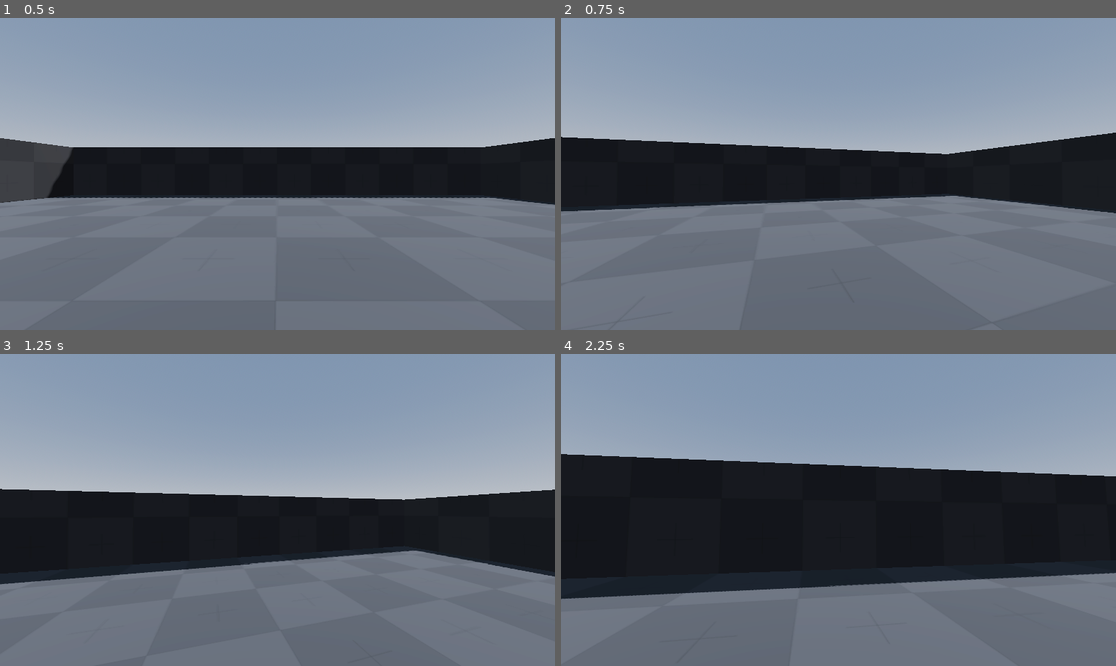
Above: before the commit, frames 1-4 (two rows, left to right).
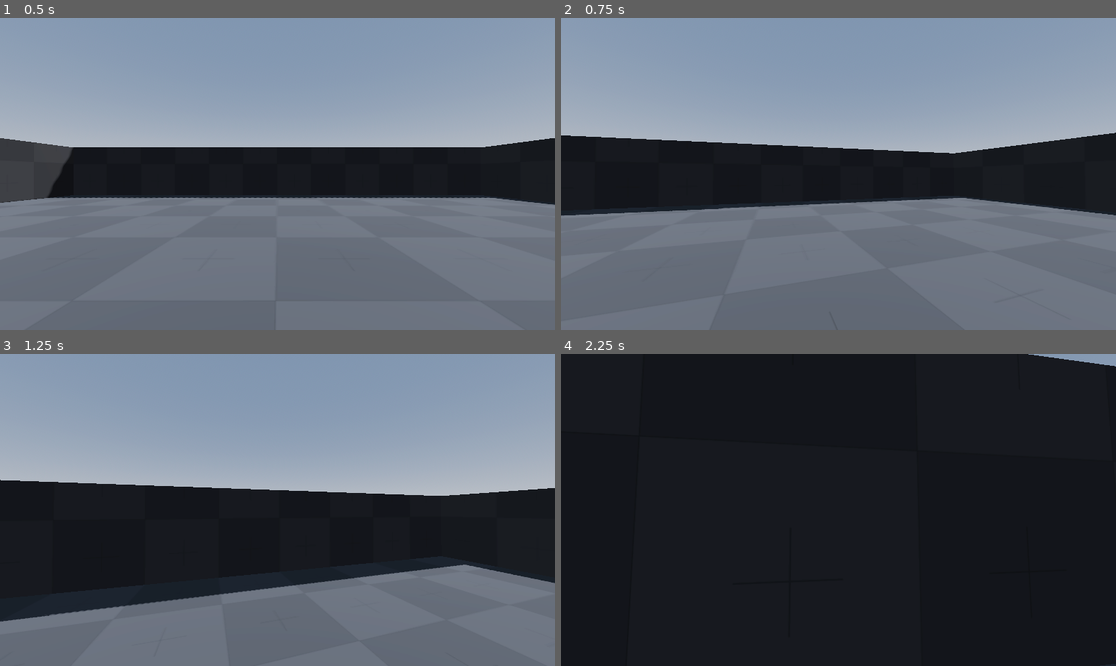
Above: after the commit, the same moments.

Repository: sebha01/Godot-Fps-Tutorial
Game: Godot game, scene res://Scenes/world.tscn
The game is run twice, just before and just after one commit, with the same random seed, the same clock (stepped at 60 frames per second) and the same inputs.
Inputs (mouse positions are in pixels of both pictures, inside the frame that each line leads up to):
- Up to frame 1 (0.5 s): no input
- Up to frame 2 (0.75 s): tap Enter at 0.5 s; move the mouse to (866, 174) at 0.52 s; hold Up (Up) from 0.53 s (still down); hold Shift (Sprint, bound only after the commit) from 0.53 s (still down)
- Up to frame 3 (1.25 s): keep holding Up (Up); keep holding Shift (Sprint, bound only after the commit); tap Space (Jump) at 0.77 s
- Up to frame 4 (2.25 s): keep holding Up (Up); move the mouse to (810, 510) at 1.27 s; release Shift (Sprint, bound only after the commit) at 1.28 s; tap Shift (Sprint, bound only after the commit) at 1.35 s; tap Space (Jump) at 1.52 s; move the mouse to (849, 503) at 2.02 s; hold Shift (Sprint, bound only after the commit) from 2.03 s (still down)

Frame 1 is identical in both runs. In frame 2, 1.3% of the frame differs, in the area x 0-100%, y 36-64%; in frame 3, 9.4%; in frame 4, 61%, in the area x 0-100%, y 0-100%.

Commit message:
Sprint added

Diff:
--- a/Scripts/Player.gd
+++ b/Scripts/Player.gd
@@ -1,7 +1,8 @@
 extends CharacterBody3D
 
-
-const SPEED = 10.0
+var speed
+const WALK_SPEED = 10.0
+const SPRINT_SPEED = 20.0
 const JUMP_VELOCITY = 6.5
 const SENSITIVITY = 0.003
 
@@ -33,16 +34,25 @@
 	if Input.is_action_just_pressed("Jump") and is_on_floor():
 		velocity.y = JUMP_VELOCITY
 
+	#HANDLE SPRINT
+	if Input.is_action_pressed("Sprint"):
+		speed = SPRINT_SPEED
+	else:
+		speed = WALK_SPEED
+
 	# Get the input direction and handle the movement/deceleration.
 	# As good practice, you should replace UI actions with custom gameplay actions.
 	var input_dir = Input.get_vector("Left", "Right", "Up", "Down")
 	var direction = (head.transform.basis * Vector3(input_dir.x, 0, input_dir.y)).normalized()
-	if direction:
-		velocity.x = direction.x * SPEED
-		velocity.z = direction.z * SPEED
+	if is_on_floor:
+		if direction:
+			velocity.x = direction.x * speed
+			velocity.z = direction.z * speed
+		else:
+			velocity.x = 0.0
+			velocity.z = 0.0
 	else:
-		velocity.x = 0.0
-		velocity.z = 0.0
+		velocity.x = lerp(velocity.x, direction.x * speed, delta * 2.0)
 
 	#head bob
 	t_bob += delta * velocity.length() * float(is_on_floor())
--- a/project.godot
+++ b/project.godot
@@ -51,3 +51,8 @@
 "events": [Object(InputEventKey,"resource_local_to_scene":false,"resource_name":"","device":-1,"window_id":0,"alt_press …(191 unchanged characters)…
 ]
 }
+Sprint={
+"deadzone": 0.5,
+"events": [Object(InputEventKey,"resource_local_to_scene":false,"resource_name":"","device":-1,"window_id":0,"alt_pressed":false,"shift_pressed":false,"ctrl_pressed":false,"meta_pressed":false,"pressed":false,"keycode":0,"physical_keycode":4194325,"key_label":0,"unicode":0,"location":0,"echo":false,"script":null)
+]
+}
